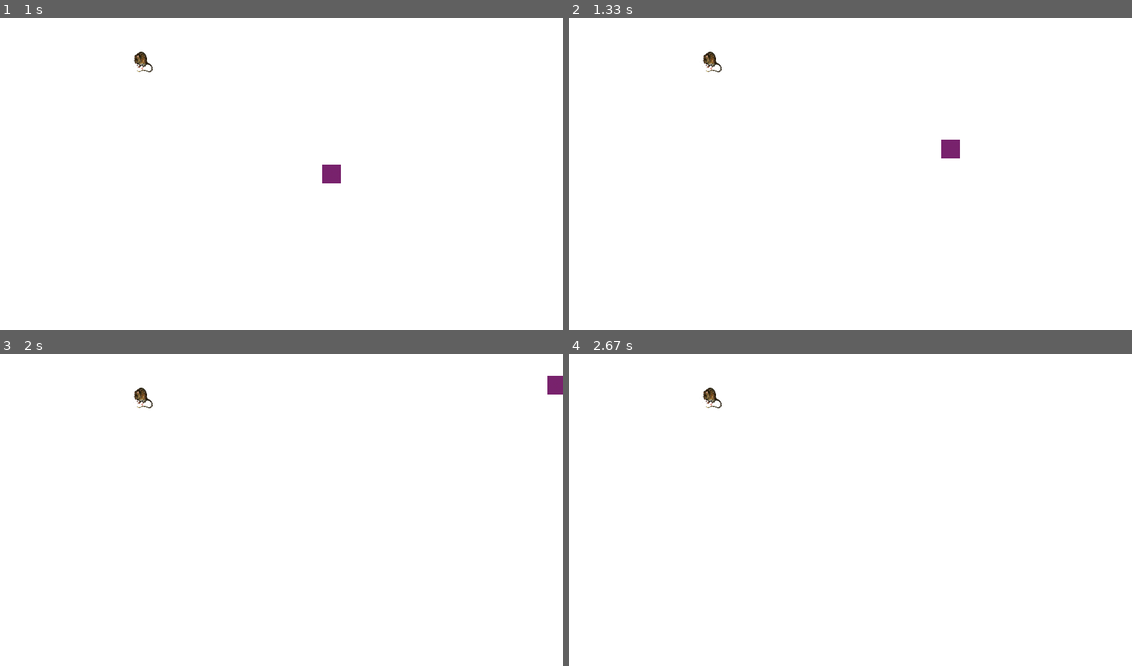
Above: before the commit, frames 1-4 (two rows, left to right).
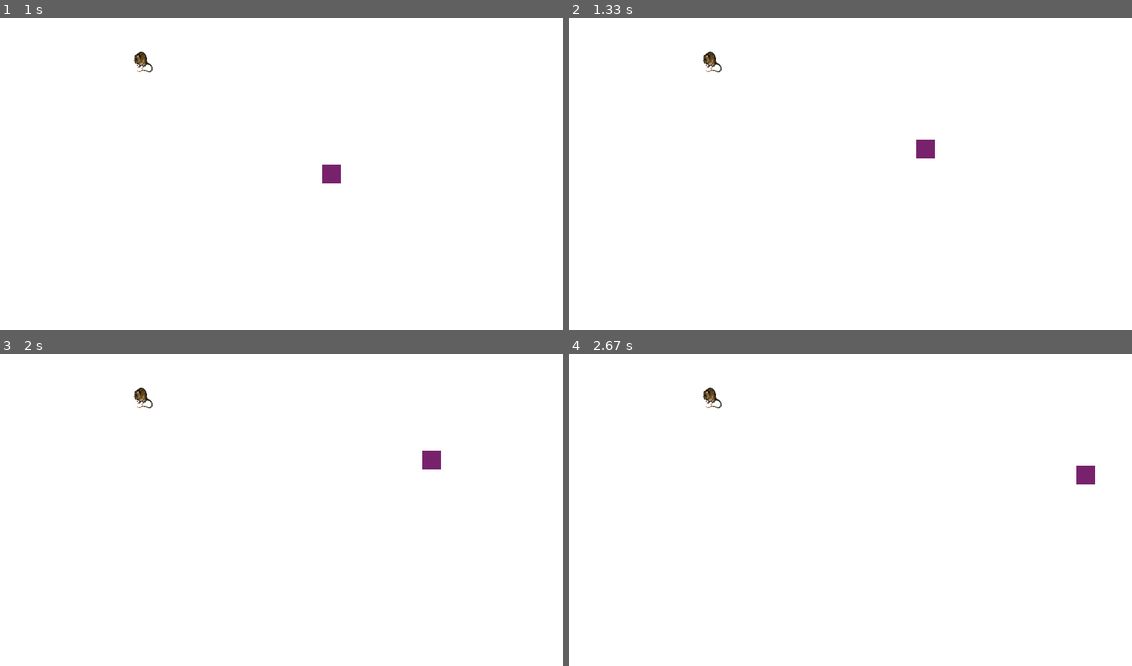
Above: after the commit, the same moments.

Repository: theodecourt/pyGame-papa-ratos
Game: pygame game, started from main.py
Two runs of this game, one before a commit and one after it. Both use one fixed random seed, a clock stepped at 60 frames per second and the inputs below.
Inputs:
- Up to frame 1 (1 s): tap Enter at 0.33 s; hold Right from 0.67 s (still down)
- Up to frame 2 (1.33 s): release Right at 1.13 s; hold Up from 1.17 s (still down)
- Up to frame 3 (2 s): release Up at 1.47 s; hold Right 1.5-1.97 s
- Up to frame 4 (2.67 s): hold Left 2-2.53 s; hold Down from 2.57 s (still down)

Frame 1 is identical in both runs. In frame 2, 0.4% of the frame differs, in the area x 61-70%, y 39-45%; in frame 3, 0.4%; in frame 4, 0.2%.

Commit message:
Co-authored-by: camilaconsentino <camilaconsentino@users.noreply.github.com> Co-authored-by: mariavjs <mariavjs@users.noreply.github.com>

Diff:
--- a/pag_jogo.py
+++ b/pag_jogo.py
@@ -42,14 +42,18 @@
                 if event.key == pygame.K_s:
                     state = QUIT
                     game = False
-                if event.key == pygame.K_LEFT:   #left
+                if event.key == pygame.K_LEFT and player.speedx != VEL and player.speedx != -VEL:     #left
                     player.speedx -= VEL
-                if event.key == pygame.K_RIGHT: #right
+                    player.speedy = 0
+                if event.key == pygame.K_RIGHT and player.speedx != -VEL and player.speedx != VEL:    #right
                     player.speedx += VEL
-                if event.key == pygame.K_UP:       #up
+                    player.speedy = 0
+                if event.key == pygame.K_UP and player.speedy != VEL and player.speedy != -VEL:       #up
                     player.speedy -= VEL
-                if event.key == pygame.K_DOWN:     #down
+                    player.speedx = 0
+                if event.key == pygame.K_DOWN and player.speedy != -VEL and player.speedy != VEL:     #down
                     player.speedy += VEL
+                    player.speedx = 0
 
         all_sprites.update()
         WINDOW.fill(WHITE)  # Preenche com a cor branca
